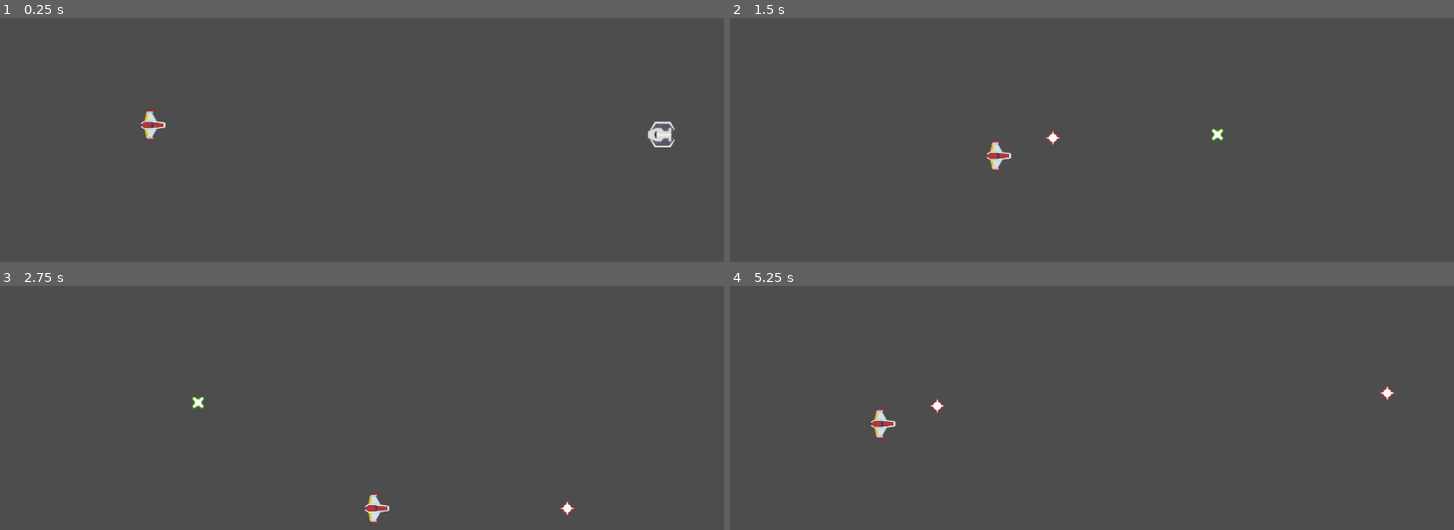
Above: before the commit, frames 1-4 (two rows, left to right).
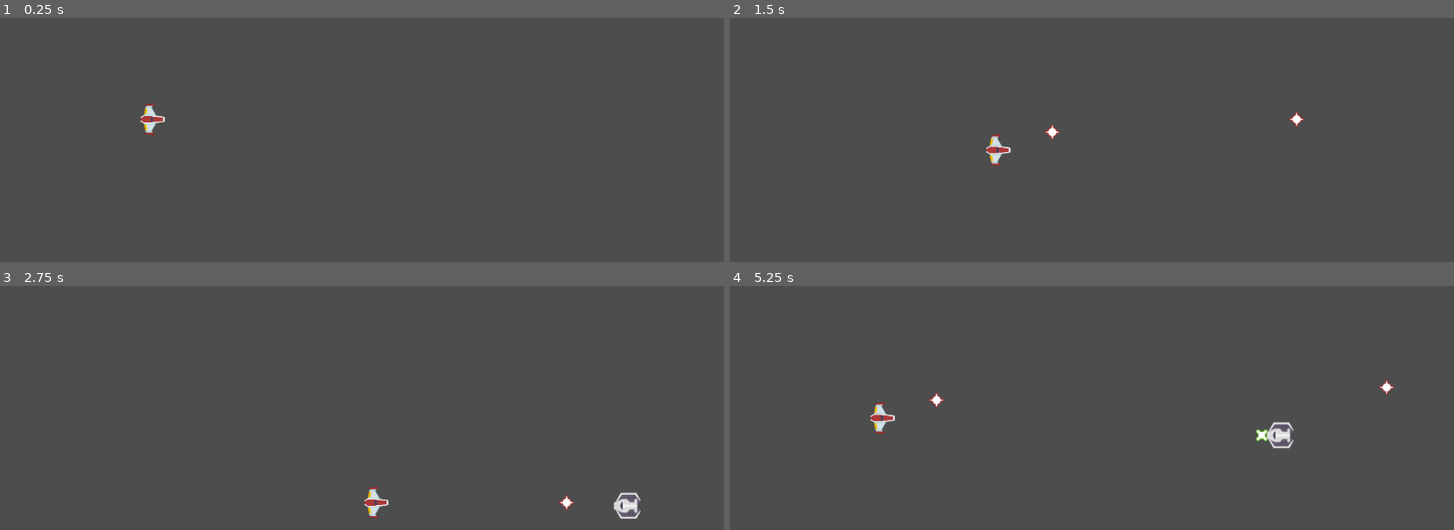
Above: after the commit, the same moments.

Repository: DaedricOrc/virus-obliterator
Game: Godot game, scene res://scenes/game.tscn
Same seed, same stepped clock (60 frames per second), same inputs: the game is played once before the commit and once after it.
Inputs:
- Up to frame 1 (0.25 s): no input
- Up to frame 2 (1.5 s): hold Right (player_right) 0.53-1.28 s; tap Space (player_fire) at 0.6, 1.35 s; hold Down (player_down) from 1.28 s (still down)
- Up to frame 3 (2.75 s): release Down (player_down) at 2.03 s; hold Right (player_right) from 2.03 s (still down); tap Space (player_fire) at 2.1 s
- Up to frame 4 (5.25 s): release Right (player_right) at 2.78 s; hold Up (player_up) 2.78-3.53 s; tap Space (player_fire) every 0.75 s from 2.85 to 5.1 s; hold Left (player_left) 3.53-5.03 s; hold Down (player_down) from 5.03 s (still down)

The runs differ from the first frame. In frame 1, 0.6% of the frame differs, in the area x 19-94%, y 34-54%; in frame 2, 0.5%; in frame 3, 0.8%; in frame 4, 0.9%, in the area x 19-92%, y 38-67%.

Commit message:
created enemy spawner

Diff:
--- a/scenes/game.tscn
+++ b/scenes/game.tscn
@@ -1,13 +1,16 @@
 [gd_scene format=3 uid="uid://cmpb4qk56b32k"]
 
+[ext_resource type="Script" uid="uid://cip4nngfbill1" path="res://scripts/game.gd" id="1_lnu2h"]
 [ext_resource type="PackedScene" uid="uid://c2mxo4rcv1fqo" path="res://scenes/player.tscn" id="1_uwrxv"]
-[ext_resource type="PackedScene" uid="uid://htsvbkrj0o32" path="res://scenes/virus_bomber.tscn" id="2_yqjtg"]
 
 [node name="game" type="Node2D" unique_id=1925192407]
+script = ExtResource("1_lnu2h")
 
 [node name="AVG Gunner" parent="." unique_id=979577410 instance=ExtResource("1_uwrxv")]
-position = Vector2(260, 300)
+position = Vector2(259, 291)
 
-[node name="Virus Bomber" parent="." unique_id=1867311779 instance=ExtResource("2_yqjtg")]
-position = Vector2(1080, 315)
-speed = 2
+[node name="Virus Reinforcements" type="Timer" parent="." unique_id=2139058293]
+wait_time = 2.0
+autostart = true
+
+[connection signal="timeout" from="Virus Reinforcements" to="." method="_on_virus_reinforcements_timeout"]
--- /dev/null
+++ b/scripts/game.gd
@@ -0,0 +1,18 @@
+extends Node2D
+
+@onready var enemy_scene = preload("res://scenes/virus_bomber.tscn")
+# Called when the node enters the scene tree for the first time.
+func _ready() -> void:
+	pass # Replace with function body.
+
+
+# Called every frame. 'delta' is the elapsed time since the previous frame.
+func _process(delta: float) -> void:
+	pass
+
+
+func _on_virus_reinforcements_timeout() -> void:
+	var enemy = enemy_scene.instantiate()
+	enemy.position.x = 1173
+	enemy.position.y = randi_range(21, 628)
+	add_child(enemy)
Not shown, added: scripts/game.gd.uid
